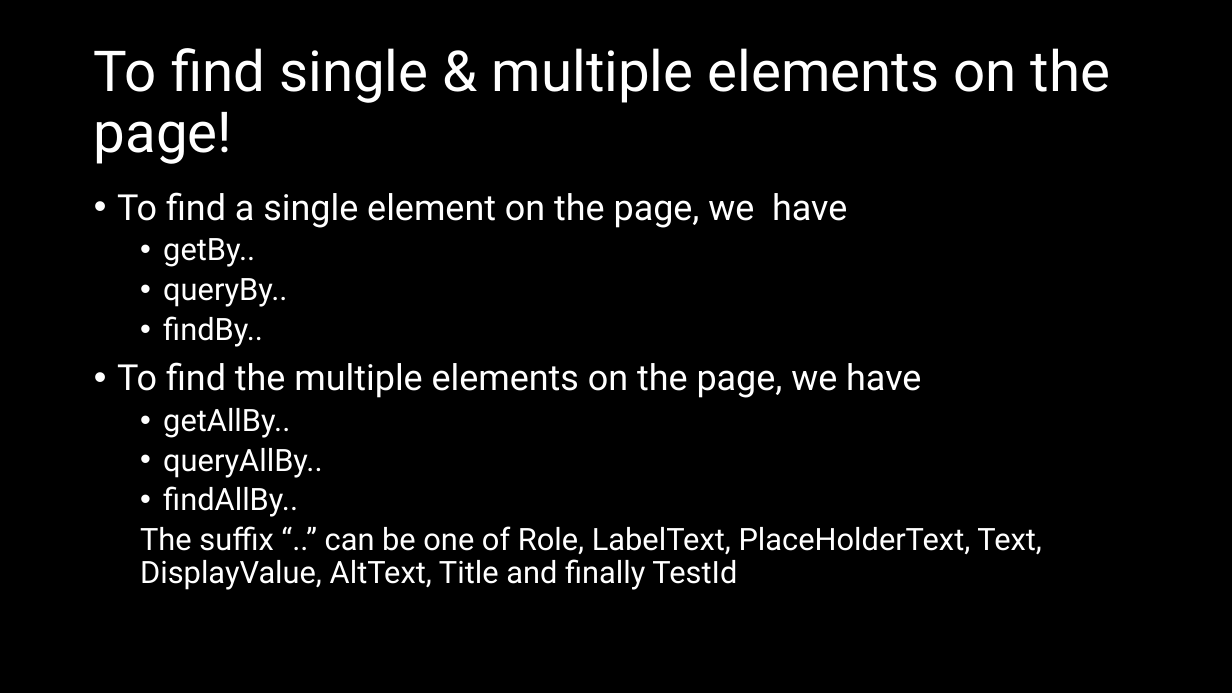
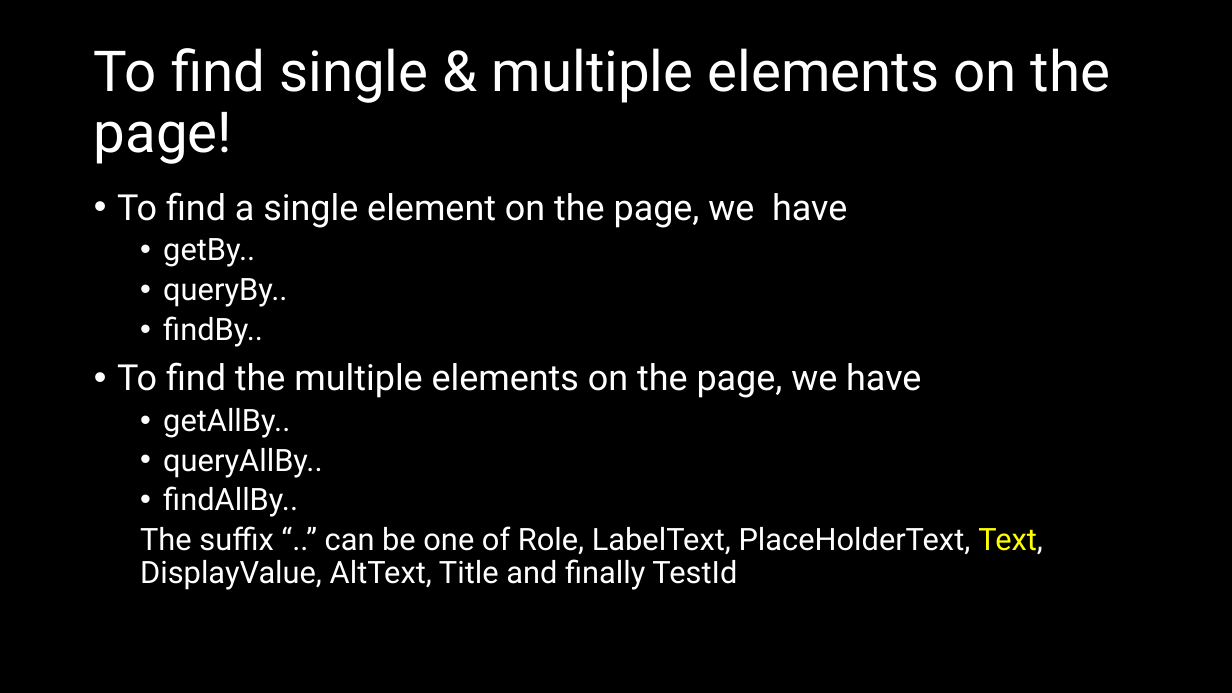
Before and after one commit to natiquekeyin/winter2025, a slide deck: slide 25 of JavaScript/Week12/Week12.pptx. Drawn at 1232x693 pixels with LibreOffice and Linux fonts; fonts in the diff are those of the drawing. Boxes give left, top, right and bottom in pixels: in the first picture for what was removed or moved away, otherwise in the second. Text is boxed around its words. In the diff, an @@ line names an element or a change of style, - is before the commit and + after.

```diff
--- a/JavaScript/Week12/Week12.pptx
+++ b/JavaScript/Week12/Week12.pptx
@@ text at (x1=140, y1=526, x2=1043, y2=590): text colour #FFFFFF to #FFFF00 in "Text," @@
```
Also in this commit, not shown: 2 other slides changed, 5 other files.
